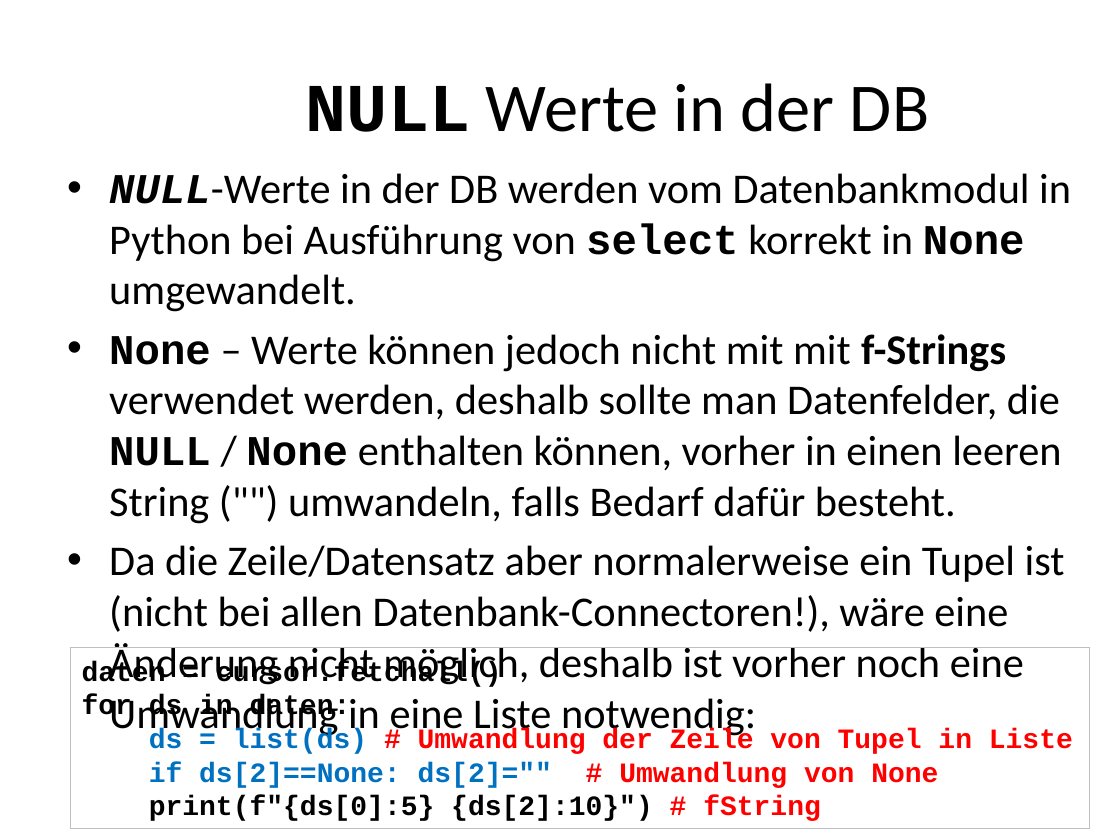
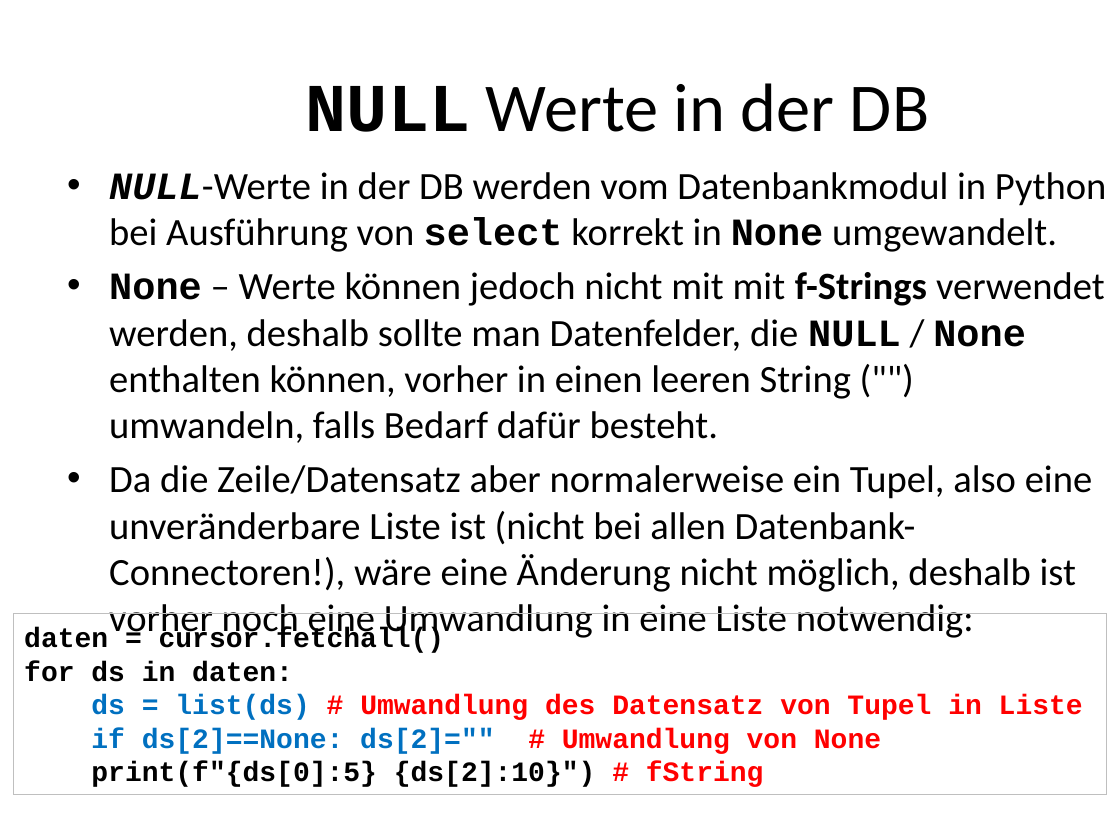
Before and after one commit to MickyRoth/Presentations, a slide deck: slide 104 of Python3 Fachinformatiker.pptx (slide 107 before the commit). Drawn at 1120x840 pixels with LibreOffice and Linux fonts; fonts in the diff are those of the drawing; background and template pictures are left out. Boxes give left, top, right and bottom in pixels: in the first picture for what was removed or moved away, otherwise in the second. Text is boxed around its words. In the diff, an @@ line names an element or a change of style, - is before the commit and + after.

```diff
--- a/Python3 Fachinformatiker.pptx
+++ b/Python3 Fachinformatiker.pptx
@@ text at (x1=109, y1=172, x2=1107, y2=443): size 27.2 to 24.8 pt in "NULL-Werte in der DB werden vom Datenbankmodul ...", "None – Werte können jedoch nicht mit ..." @@
@@ text at (x1=109, y1=465, x2=1092, y2=641): text changed; size 27.2 to 24.8 pt @@
-• Da die Zeile/Datensatz aber normalerweise ein Tupel ist (nicht bei allen Datenbank-Connectoren!), wäre eine Änderung nicht möglich, deshalb ist vorher noch eine Umwandlung in eine Liste notwendig:
+• Da die Zeile/Datensatz aber normalerweise ein Tupel, also eine unveränderbare Liste ist (nicht bei allen Datenbank-Connectoren!), wäre eine Änderung nicht möglich, deshalb ist vorher noch eine Umwandlung in eine Liste notwendig:
@@ rectangle "daten = cursor.fetchall()" resized from (x1=71, y1=647, x2=1089, y2=829) to (x1=13, y1=614, x2=1107, y2=795) @@
@@ text in rectangle at (x1=91, y1=694, x2=1083, y2=720): text changed @@
-ds = list(ds) # Umwandlung der Zeile von Tupel in Liste
+ds = list(ds) # Umwandlung des Datensatz von Tupel in Liste
```
Also in this commit, not shown: 13 other slides changed, 3 slides removed, 1 other file.
